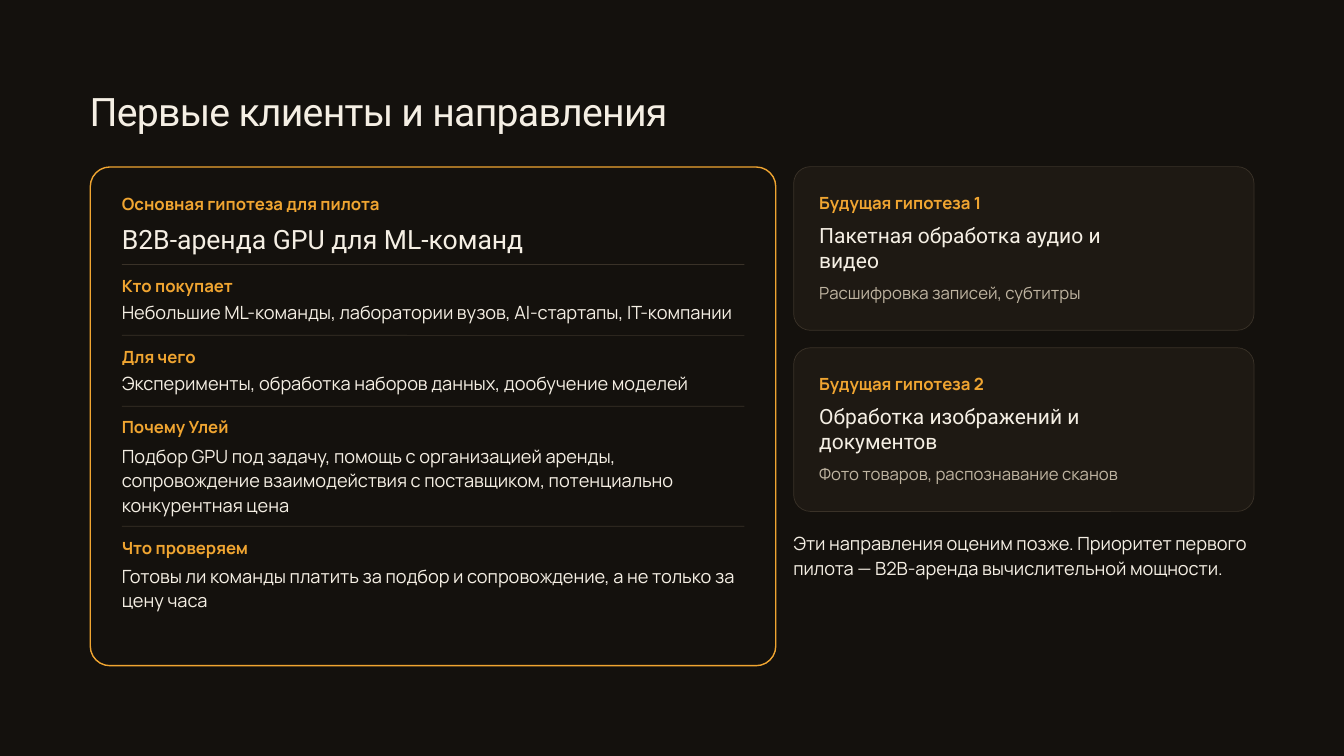
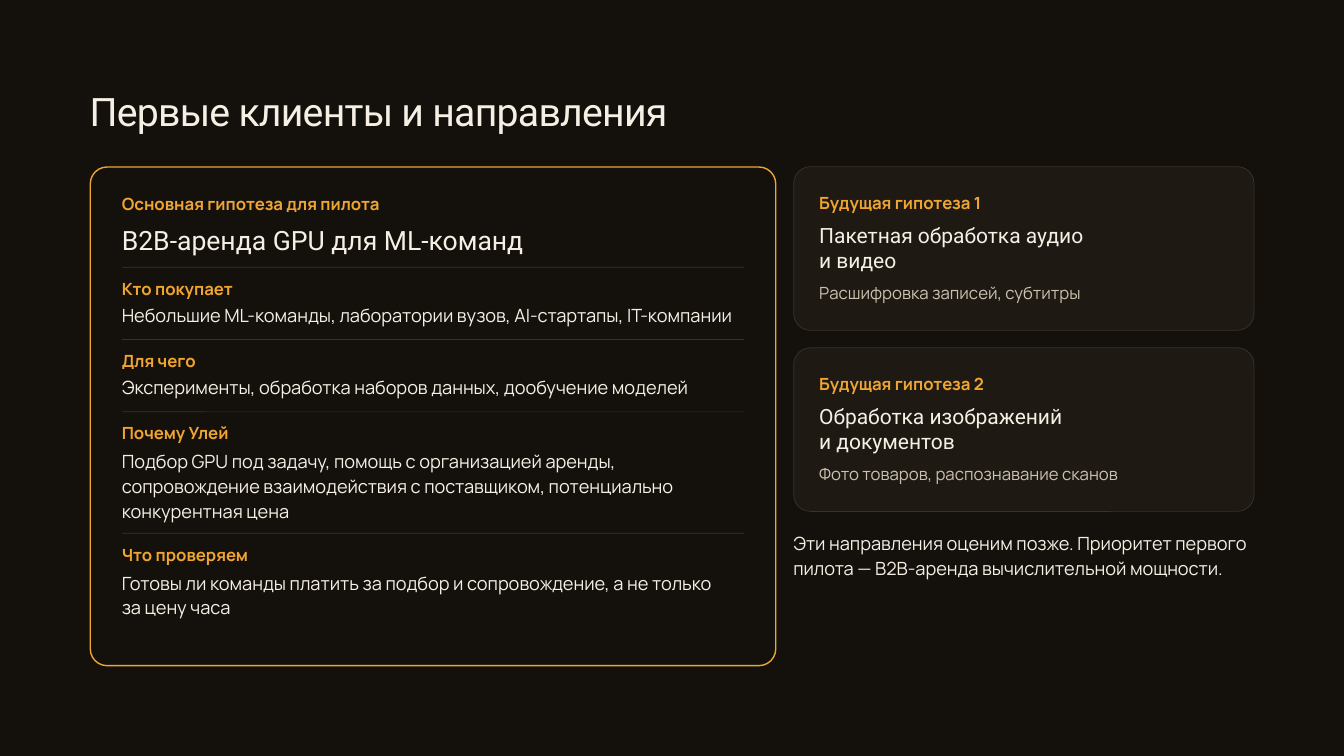
Before and after one commit to fonor11/Main, a slide deck: slide 5 of Улей — презентация для преакселератора ВШМ.pptx. Drawn at 1344x756 pixels with LibreOffice and Linux fonts; fonts in the diff are those of the drawing. Boxes give left, top, right and bottom in pixels: in the first picture for what was removed or moved away, otherwise in the second. Text is boxed around its words. In the diff, an @@ line names an element or a change of style, - is before the commit and + after.

```diff
--- a/Улей — презентация для преакселератора ВШМ.pptx
+++ b/Улей — презентация для преакселератора ВШМ.pptx
@@ rounded rectangle at <box>91,167,776,666</box>: proportions changed @@
@@ text "Пакетная обработка аудио и видео" rewrapped from <box>819,227,1101,272</box> to <box>819,227,1083,272</box> @@
@@ text "Обработка изображений и документов" rewrapped from <box>819,408,1079,454</box> to <box>819,408,1063,454</box> @@
@@ 6 texts, 4 lines: place and size @@
-6 texts, 4 lines at <box>122,264,744,612</box>
+6 texts, 4 lines at <box>122,267,744,619</box>
```
Also in this commit, not shown: 8 other slides changed, 1 other file.
